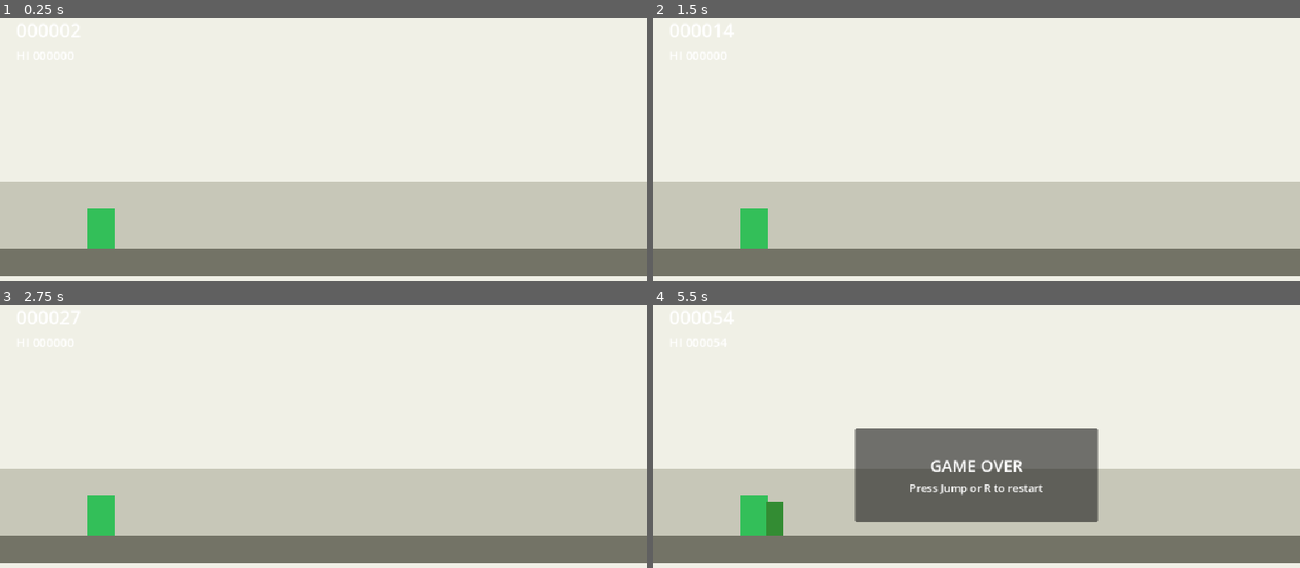
Above: before the commit, frames 1-4 (two rows, left to right).
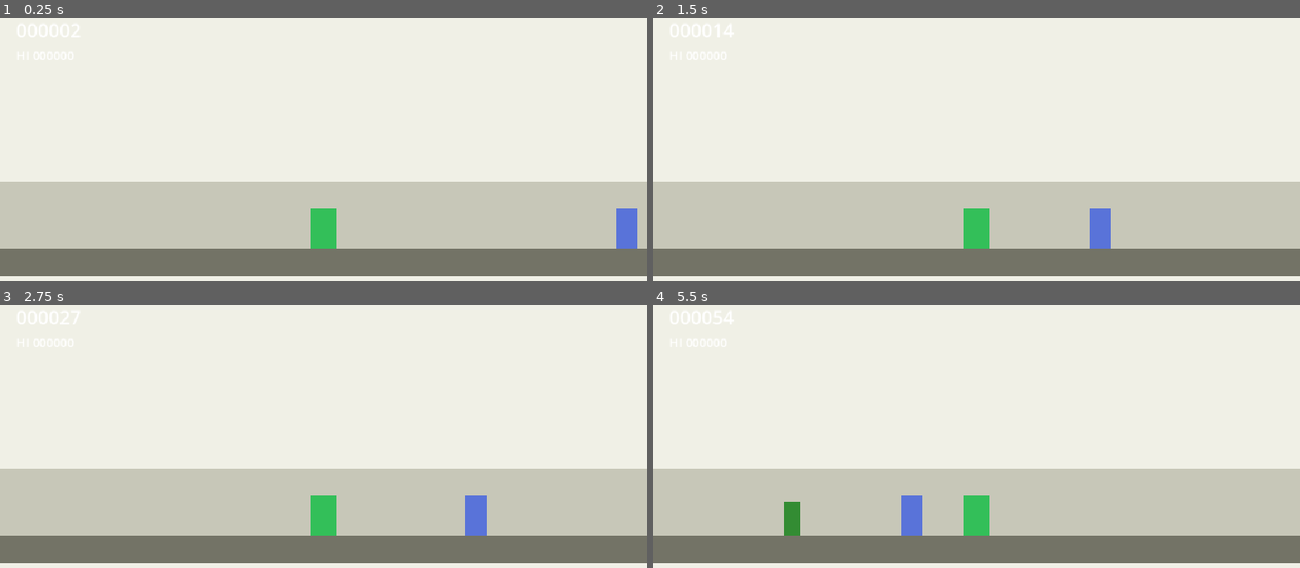
Above: after the commit, the same moments.

Repository: holdenprine/freerunnerdemo
Game: Godot game, scene res://scenes/main.tscn
The game is run twice, just before and just after one commit, with the same random seed, the same clock (stepped at 60 frames per second) and the same inputs.
Inputs:
- Up to frame 1 (0.25 s): no input
- Up to frame 2 (1.5 s): tap Enter at 0.5 s; hold Down (duck) 0.53-1.28 s; hold Right (move_right, bound only after the commit) from 0.53 s (still down); tap Space (jump) at 0.77, 1.07 s; tap E (interact, bound only after the commit) at 0.8, 1.35 s
- Up to frame 3 (2.75 s): tap Space (jump) at 1.52, 1.55, 1.82 s; release Right (move_right, bound only after the commit) at 2.03 s; hold Left (move_left, bound only after the commit) from 2.03 s (still down); hold Space (jump) from 2.03 s (still down); tap Down (duck) at 2.3 s
- Up to frame 4 (5.5 s): release Left (move_left, bound only after the commit) at 2.78 s; release Space (jump) at 2.78 s; hold Right (move_right, bound only after the commit) 2.78-4.28 s; tap Down (duck) at 2.85, 4.35 s; tap Space (jump) at 3.02, 3.32, 3.77, 3.8, 4.07, 4.52, 4.82 s; tap E (interact, bound only after the commit) at 3.05 s; hold E (interact, bound only after the commit) 3.53-4.28 s; tap R (restart) at 4.15 s; hold Left (move_left, bound only after the commit) 4.28-5.03 s; tap Escape (ui_cancel) at 4.9 s; hold Right (move_right, bound only after the commit) from 5.03 s (still down); hold E (interact, bound only after the commit) from 5.03 s (still down)

The runs differ from the first frame. In frame 1, 1.8% of the frame differs, in the area x 13-99%, y 72-88%; in frame 2, 1.8%; in frame 3, 1.8%; in frame 4, 15%, in the area x 13-69%, y 46-88%.

Commit message:
reworked core gameplay to allow player to freely move around the world, wraps around after player reaches either edge, npc functionality close, need to adjust collision and render order so player can pass over npc, no other issues atm

Diff:
--- a/project.godot
+++ b/project.godot
@@ -45,6 +45,23 @@
 "events": [Object(InputEventKey,"resource_local_to_scene":false,"resource_name":"","device":-1,"window_id":0,"alt_press …(195 unchanged characters)…
 ]
 }
+move_left={
+"deadzone": 0.5,
+"events": [Object(InputEventKey,"resource_local_to_scene":false,"resource_name":"","device":-1,"window_id":0,"alt_pressed":false,"shift_pressed":false,"ctrl_pressed":false,"meta_pressed":false,"pressed":false,"keycode":0,"physical_keycode":4194319,"key_label":0,"unicode":0,"location":0,"echo":false,"script":null)
+, Object(InputEventKey,"resource_local_to_scene":false,"resource_name":"","device":-1,"window_id":0,"alt_pressed":false,"shift_pressed":false,"ctrl_pressed":false,"meta_pressed":false,"pressed":false,"keycode":0,"physical_keycode":65,"key_label":0,"unicode":97,"location":0,"echo":false,"script":null)
+]
+}
+move_right={
+"deadzone": 0.5,
+"events": [Object(InputEventKey,"resource_local_to_scene":false,"resource_name":"","device":-1,"window_id":0,"alt_pressed":false,"shift_pressed":false,"ctrl_pressed":false,"meta_pressed":false,"pressed":false,"keycode":0,"physical_keycode":4194321,"key_label":0,"unicode":0,"location":0,"echo":false,"script":null)
+, Object(InputEventKey,"resource_local_to_scene":false,"resource_name":"","device":-1,"window_id":0,"alt_pressed":false,"shift_pressed":false,"ctrl_pressed":false,"meta_pressed":false,"pressed":false,"keycode":0,"physical_keycode":68,"key_label":0,"unicode":100,"location":0,"echo":false,"script":null)
+]
+}
+interact={
+"deadzone": 0.5,
+"events": [Object(InputEventKey,"resource_local_to_scene":false,"resource_name":"","device":-1,"window_id":0,"alt_pressed":false,"shift_pressed":false,"ctrl_pressed":false,"meta_pressed":false,"pressed":false,"keycode":0,"physical_keycode":69,"key_label":0,"unicode":101,"location":0,"echo":false,"script":null)
+]
+}
 restart={
 "deadzone": 0.5,
 "events": [Object(InputEventKey,"resource_local_to_scene":false,"resource_name":"","device":-1,"window_id":0,"alt_press …(192 unchanged characters)…
--- a/scenes/game/game.tscn
+++ b/scenes/game/game.tscn
@@ -1,10 +1,14 @@
-[gd_scene load_steps=7 format=3]
+[gd_scene load_steps=10 format=3]
 
 [ext_resource type="Script" path="res://scripts/game/game_manager.gd" id="1_manager"]
 [ext_resource type="Script" path="res://scripts/world/parallax_scroller.gd" id="2_parallax"]
+[ext_resource type="Script" path="res://scripts/world/world_bounds.gd" id="8_bounds"]
+[ext_resource type="Script" path="res://scripts/world/camera_follow.gd" id="9_camera"]
 [ext_resource type="PackedScene" path="res://scenes/player/player.tscn" id="3_player"]
 [ext_resource type="Script" path="res://scripts/game/spawner.gd" id="4_spawner"]
 [ext_resource type="PackedScene" path="res://scenes/ui/hud.tscn" id="5_hud"]
+[ext_resource type="PackedScene" path="res://scenes/npcs/test_npc.tscn" id="6_npc"]
+[ext_resource type="PackedScene" path="res://scenes/ui/dialog_box.tscn" id="7_dialog"]
 
 [sub_resource type="RectangleShape2D" id="RectangleShape2D_ground"]
 size = Vector2(4000, 40)
@@ -45,6 +49,7 @@
 color = Color(0.55, 0.55, 0.5, 1)
 
 [node name="World" type="Node2D" parent="."]
+script = ExtResource("8_bounds")
 
 [node name="Ground" type="StaticBody2D" parent="World"]
 position = Vector2(480, 380)
@@ -63,10 +68,16 @@
 [node name="Player" parent="World" instance=ExtResource("3_player")]
 position = Vector2(150, 360)
 
+[node name="Camera2D" type="Camera2D" parent="World"]
+position = Vector2(150, 270)
+script = ExtResource("9_camera")
+
 [node name="Spawner" type="Node2D" parent="World"]
 script = ExtResource("4_spawner")
 
+[node name="TestNpc" parent="World" instance=ExtResource("6_npc")]
+position = Vector2(600, 360)
+
 [node name="HUD" parent="." instance=ExtResource("5_hud")]
 
-[node name="Camera2D" type="Camera2D" parent="."]
-position = Vector2(480, 270)
+[node name="DialogBox" parent="." instance=ExtResource("7_dialog")]
--- /dev/null
+++ b/scenes/npcs/test_npc.tscn
@@ -0,0 +1,42 @@
+[gd_scene format=3 uid="uid://rew5hcs46hvg"]
+
+[ext_resource type="Script" uid="uid://8s7cv6auvjvc" path="res://scripts/npcs/test_npc.gd" id="1_npc"]
+
+[sub_resource type="RectangleShape2D" id="RectangleShape2D_npc"]
+size = Vector2(32, 60)
+
+[sub_resource type="RectangleShape2D" id="RectangleShape2D_interact"]
+size = Vector2(80, 80)
+
+[node name="TestNpc" type="Node2D" unique_id=1460328594]
+script = ExtResource("1_npc")
+
+[node name="Visual" type="ColorRect" parent="." unique_id=667586887]
+offset_left = -16.0
+offset_top = -60.0
+offset_right = 16.0
+color = Color(0.35, 0.45, 0.85, 1)
+
+[node name="Body" type="StaticBody2D" parent="." unique_id=1923283910]
+collision_layer = 0
+collision_mask = 0
+
+[node name="CollisionShape2D" type="CollisionShape2D" parent="Body" unique_id=1675326994]
+position = Vector2(0, -30)
+shape = SubResource("RectangleShape2D_npc")
+
+[node name="InteractionArea" type="Area2D" parent="." unique_id=1726412045]
+collision_layer = 0
+
+[node name="CollisionShape2D" type="CollisionShape2D" parent="InteractionArea" unique_id=1293335496]
+position = Vector2(0, -30)
+shape = SubResource("RectangleShape2D_interact")
+
+[node name="PromptLabel" type="Label" parent="." unique_id=989372673]
+offset_left = -60.0
+offset_top = -88.0
+offset_right = 60.0
+offset_bottom = -68.0
+theme_override_font_sizes/font_size = 12
+text = "Press E"
+horizontal_alignment = 1
--- a/scenes/player/player.tscn
+++ b/scenes/player/player.tscn
@@ -1,22 +1,20 @@
-[gd_scene load_steps=3 format=3]
+[gd_scene format=3 uid="uid://bv0akahrxnvyl"]
 
-[ext_resource type="Script" path="res://scripts/player/player.gd" id="1_player"]
+[ext_resource type="Script" uid="uid://8akhevvftc0a" path="res://scripts/player/player.gd" id="1_player"]
 
 [sub_resource type="RectangleShape2D" id="RectangleShape2D_player"]
 size = Vector2(40, 60)
 
-[node name="Player" type="CharacterBody2D" groups=["player"]]
-collision_layer = 1
+[node name="Player" type="CharacterBody2D" unique_id=1293142616 groups=["player"]]
 collision_mask = 2
 script = ExtResource("1_player")
 
-[node name="CollisionShape2D" type="CollisionShape2D" parent="."]
+[node name="CollisionShape2D" type="CollisionShape2D" parent="." unique_id=338844657]
 position = Vector2(0, -30)
 shape = SubResource("RectangleShape2D_player")
 
-[node name="Visual" type="ColorRect" parent="."]
+[node name="Visual" type="ColorRect" parent="." unique_id=948381828]
 offset_left = -20.0
 offset_top = -60.0
 offset_right = 20.0
-offset_bottom = 0.0
 color = Color(0.2, 0.75, 0.35, 1)
--- /dev/null
+++ b/scenes/ui/dialog_box.tscn
@@ -0,0 +1,49 @@
+[gd_scene load_steps=2 format=3]
+
+[ext_resource type="Script" path="res://scripts/ui/dialog_box.gd" id="1_dialog"]
+
+[node name="DialogBox" type="CanvasLayer"]
+layer = 10
+script = ExtResource("1_dialog")
+
+[node name="Panel" type="PanelContainer" parent="."]
+anchors_preset = 8
+anchor_left = 0.5
+anchor_top = 0.5
+anchor_right = 0.5
+anchor_bottom = 0.5
+offset_left = -220.0
+offset_top = -110.0
+offset_right = 220.0
+offset_bottom = 110.0
+grow_horizontal = 2
+grow_vertical = 2
+
+[node name="MarginContainer" type="MarginContainer" parent="Panel"]
+layout_mode = 2
+theme_override_constants/margin_left = 20
+theme_override_constants/margin_top = 16
+theme_override_constants/margin_right = 20
+theme_override_constants/margin_bottom = 16
+
+[node name="VBoxContainer" type="VBoxContainer" parent="Panel/MarginContainer"]
+layout_mode = 2
+theme_override_constants/separation = 10
+
+[node name="TitleLabel" type="Label" parent="Panel/MarginContainer/VBoxContainer"]
+layout_mode = 2
+theme_override_font_sizes/font_size = 22
+text = "NPC"
+horizontal_alignment = 1
+
+[node name="MessageLabel" type="Label" parent="Panel/MarginContainer/VBoxContainer"]
+layout_mode = 2
+theme_override_font_sizes/font_size = 16
+text = "Dialog message"
+autowrap_mode = 2
+
+[node name="CloseHint" type="Label" parent="Panel/MarginContainer/VBoxContainer"]
+layout_mode = 2
+theme_override_font_sizes/font_size = 12
+text = "Press E or Esc to close"
+horizontal_alignment = 1
--- a/scripts/autoload/event_bus.gd
+++ b/scripts/autoload/event_bus.gd
@@ -6,3 +6,5 @@
 signal game_reset
 signal score_changed(new_score: int)
 signal scroll_speed_changed(new_speed: float)
+signal dialog_requested(title: String, message: String)
+signal dialog_closed
--- a/scripts/autoload/game_state.gd
+++ b/scripts/autoload/game_state.gd
@@ -7,6 +7,7 @@
 
 var is_playing := false
 var is_game_over := false
+var is_dialog_open := false
 var score := 0
 var high_score := 0
 var scroll_speed := BASE_SCROLL_SPEED
@@ -16,6 +17,7 @@
 func start_run() -> void:
 	is_playing = true
 	is_game_over = false
+	is_dialog_open = false
 	score = 0
 	elapsed_time = 0.0
 	scroll_speed = BASE_SCROLL_SPEED
@@ -37,6 +39,7 @@
 func reset_run() -> void:
 	is_playing = false
 	is_game_over = false
+	is_dialog_open = false
 	score = 0
 	elapsed_time = 0.0
 	scroll_speed = BASE_SCROLL_SPEED
--- a/scripts/enemies/enemy.gd
+++ b/scripts/enemies/enemy.gd
@@ -1,4 +1,4 @@
-extends ScrollHazard
+extends MovingHazard
 ## Flying hazard — player must duck under it.
 
 @export var fly_height := 70.0
--- a/scripts/game/spawner.gd
+++ b/scripts/game/spawner.gd
@@ -1,20 +1,22 @@
 extends Node2D
-## Spawns obstacles and flying enemies ahead of the player.
+## Spawns hazards from either side of the player's current view.
 
-@export var spawn_x := 900.0
 @export var ground_y := 360.0
 @export var min_spawn_interval := 1.4
 @export var max_spawn_interval := 2.8
 @export var enemy_fly_height := 70.0
+@export var offscreen_margin := 80.0
 
 @onready var obstacle_scene: PackedScene = preload("res://scenes/obstacles/obstacle_cactus.tscn")
 @onready var enemy_scene: PackedScene = preload("res://scenes/enemies/enemy_bird.tscn")
+@onready var _player: Node2D = $"../Player"
 
 var _timer := 0.0
-var _next_spawn_in := 2.0
+var _viewport_width := 960.0
 
 
 func _ready() -> void:
+	_viewport_width = get_viewport().get_visible_rect().size.x
 	EventBus.game_started.connect(_on_game_started)
 	EventBus.game_reset.connect(_on_game_reset)
 	EventBus.game_over.connect(_on_game_over)
@@ -22,7 +24,7 @@
 
 
 func _process(delta: float) -> void:
-	if not GameState.is_playing:
+	if not GameState.is_playing or GameState.is_dialog_open:
 		return
 
 	_timer -= delta
@@ -42,29 +44,41 @@
 		_spawn_obstacle()
 
 
+func _spawn_from_random_side() -> Dictionary:
+	var center_x := _player.global_position.x
+	var half_width := _viewport_width * 0.5
+	var from_left := randf() > 0.5
+	var spawn_x := center_x - half_width - offscreen_margin if from_left else center_x + half_width + offscreen_margin
+	var direction := 1.0 if from_left else -1.0
+	return {"spawn_x": spawn_x, "direction": direction}
+
+
 func _spawn_obstacle() -> void:
-	var obstacle := obstacle_scene.instantiate() as Node2D
-	obstacle.position = Vector2(spawn_x, ground_y)
+	var spawn := _spawn_from_random_side()
+	var obstacle := obstacle_scene.instantiate() as MovingHazard
+	obstacle.position = Vector2(spawn.spawn_x, ground_y)
 	add_child(obstacle)
+	obstacle.setup(spawn.direction)
 
 
 func _spawn_enemy() -> void:
-	var enemy := enemy_scene.instantiate() as Node2D
-	enemy.position = Vector2(spawn_x, ground_y - enemy_fly_height)
+	var spawn := _spawn_from_random_side()
+	var enemy := enemy_scene.instantiate() as MovingHazard
+	enemy.position = Vector2(spawn.spawn_x, ground_y - enemy_fly_height)
 	add_child(enemy)
+	enemy.setup(spawn.direction)
 
 
 func _reset_timer() -> void:
 	var difficulty := clampf(GameState.elapsed_time / 90.0, 0.0, 1.0)
 	var min_interval := lerpf(max_spawn_interval, min_spawn_interval, difficulty)
 	var max_interval := lerpf(max_spawn_interval + 0.6, min_spawn_interval + 0.4, difficulty)
-	_next_spawn_in = randf_range(min_interval, max_interval)
-	_timer = _next_spawn_in
+	_timer = randf_range(min_interval, max_interval)
 
 
 func _clear_spawned_hazards() -> void:
 	for child in get_children():
-		if child is ScrollHazard:
+		if child is MovingHazard:
 			child.queue_free()
 
 
--- /dev/null
+++ b/scripts/npcs/test_npc.gd
@@ -0,0 +1,33 @@
+extends Node2D
+## Test NPC that opens a dialog when the player presses interact nearby.
+
+@onready var interaction_area: Area2D = $InteractionArea
+@onready var prompt_label: Label = $PromptLabel
+
+@export var dialog_title := "Test NPC"
+@export_multiline var dialog_message := "Hello! This is a test dialog box.\n\nPress E or Esc to close."
+
+var _player_nearby := false
+
+
+func _ready() -> void:
+	interaction_area.body_entered.connect(_on_body_entered)
+	interaction_area.body_exited.connect(_on_body_exited)
+	prompt_label.hide()
+
+
+func _process(_delta: float) -> void:
+	prompt_label.visible = _player_nearby and not GameState.is_dialog_open
+
+	if _player_nearby and Input.is_action_just_pressed("interact") and not GameState.is_dialog_open:
+		EventBus.dialog_requested.emit(dialog_title, dialog_message)
+
+
+func _on_body_entered(body: Node2D) -> void:
+	if body.is_in_group("player"):
+		_player_nearby = true
+
+
+func _on_body_exited(body: Node2D) -> void:
+	if body.is_in_group("player"):
+		_player_nearby = false
--- a/scripts/obstacles/obstacle.gd
+++ b/scripts/obstacles/obstacle.gd
@@ -1,2 +1,2 @@
-extends ScrollHazard
+extends MovingHazard
 ## Ground obstacle — player must jump over it.
--- a/scripts/player/player.gd
+++ b/scripts/player/player.gd
@@ -1,8 +1,9 @@
 extends CharacterBody2D
-## Side-scrolling runner: jump over ground hazards, duck under flying ones.
+## Platform runner with horizontal movement, jump, duck, and world wrap.
 
 const GRAVITY := 1800.0
 const JUMP_VELOCITY := -620.0
+const RUN_SPEED := 280.0
 const DUCK_HEIGHT := 30.0
 const STAND_HEIGHT := 60.0
 const STAND_WIDTH := 40.0
@@ -13,17 +14,21 @@
 
 var _is_ducking := false
 var _duck_shape := RectangleShape2D.new()
+var _world_bounds: WorldBounds
 
 
 func _ready() -> void:
 	_duck_shape.size = Vector2(STAND_WIDTH, DUCK_HEIGHT)
 	_apply_stance(false)
+	_world_bounds = get_parent() as WorldBounds
 
 
 func _physics_process(delta: float) -> void:
-	if not GameState.is_playing:
+	if not GameState.is_playing or GameState.is_dialog_open:
+		velocity = Vector2.ZERO
 		return
 
+	_apply_world_wrap()
 	_handle_input()
 
 	if not is_on_floor():
@@ -31,11 +36,25 @@
 	elif velocity.y > 0.0:
 		velocity.y = 0.0
 
-	velocity.x = 0.0
+	move_and_slide()
+	_apply_world_wrap()
+
+
+func _apply_world_wrap() -> void:
+	if _world_bounds == null:
+		return
+	if not _world_bounds.should_wrap_x(global_position.x):
+		return
+
+	global_position = _world_bounds.wrap_position(global_position)
+	# Re-test floor contact so the player does not keep falling after a wrap.
 	move_and_slide()
 
 
 func _handle_input() -> void:
+	var direction := Input.get_axis("move_left", "move_right")
+	velocity.x = direction * RUN_SPEED
+
 	var wants_duck := (
 		Input.is_action_pressed("duck")
 		or Input.is_action_pressed("move_down")
--- /dev/null
+++ b/scripts/ui/dialog_box.gd
@@ -0,0 +1,34 @@
+extends CanvasLayer
+## Simple modal dialog opened via EventBus.dialog_requested.
+
+@onready var panel: PanelContainer = $Panel
+@onready var title_label: Label = $Panel/MarginContainer/VBoxContainer/TitleLabel
+@onready var message_label: Label = $Panel/MarginContainer/VBoxContainer/MessageLabel
+@onready var close_hint: Label = $Panel/MarginContainer/VBoxContainer/CloseHint
+
+
+func _ready() -> void:
+	EventBus.dialog_requested.connect(_open_dialog)
+	panel.hide()
+
+
+func _unhandled_input(event: InputEvent) -> void:
+	if not GameState.is_dialog_open:
+		return
+
+	if event.is_action_pressed("interact") or event.is_action_pressed("ui_cancel"):
+		get_viewport().set_input_as_handled()
+		_close_dialog()
+
+
+func _open_dialog(title: String, message: String) -> void:
+	GameState.is_dialog_open = true
+	title_label.text = title
+	message_label.text = message
+	panel.show()
+
+
+func _close_dialog() -> void:
+	GameState.is_dialog_open = false
+	panel.hide()
+	EventBus.dialog_closed.emit()
--- /dev/null
+++ b/scripts/world/camera_follow.gd
@@ -0,0 +1,17 @@
+extends Camera2D
+## Follows the player on X only so jumps do not shift the background.
+
+@export var follow_y := 270.0
+
+var _player: Node2D
+
+
+func _ready() -> void:
+	_player = get_tree().get_first_node_in_group("player")
+
+
+func _process(_delta: float) -> void:
+	if _player == null:
+		return
+	global_position.x = _player.global_position.x
+	global_position.y = follow_y
--- a/scripts/world/parallax_scroller.gd
+++ b/scripts/world/parallax_scroller.gd
@@ -1,6 +1,7 @@
 extends ParallaxBackground
-## Scrolls parallax layers based on current run speed.
+## Static parallax backdrop. Layers no longer auto-scroll with run speed.
 
+@export var auto_scroll := false
 @export var speed_multiplier := 1.0
 
 var _scroll_speed := GameState.BASE_SCROLL_SPEED
@@ -12,7 +13,7 @@
 
 
 func _process(delta: float) -> void:
-	if not GameState.is_playing:
+	if not auto_scroll or not GameState.is_playing:
 		return
 	scroll_offset.x += _scroll_speed * speed_multiplier * delta
 
--- a/scripts/world/scroll_hazard.gd
+++ b/scripts/world/scroll_hazard.gd
@@ -1,28 +1,35 @@
 extends Area2D
-class_name ScrollHazard
-## Base hazard that scrolls left and despawns off-screen.
+class_name MovingHazard
+## Hazard that moves horizontally and wraps with the world loop.
 
-@export var despawn_margin := 80.0
+@export var move_speed := 220.0
+@export var despawn_distance := 1200.0
 
-var _scroll_speed := GameState.BASE_SCROLL_SPEED
+var _move_direction := -1.0
+var _spawn_position := Vector2.ZERO
+var _world_bounds: Node2D
+
+
+func setup(move_direction: float) -> void:
+	_move_direction = move_direction
+	_spawn_position = global_position
 
 
 func _ready() -> void:
 	body_entered.connect(_on_body_entered)
-	EventBus.scroll_speed_changed.connect(_on_scroll_speed_changed)
-	_scroll_speed = GameState.scroll_speed
+	_world_bounds = get_tree().get_first_node_in_group("world_bounds")
 
 
 func _physics_process(delta: float) -> void:
-	if not GameState.is_playing:
+	if not GameState.is_playing or GameState.is_dialog_open:
 		return
-	position.x -= _scroll_speed * delta
-	if position.x < -despawn_margin:
+
+	position.x += _move_direction * move_speed * delta
+	if _world_bounds and _world_bounds.should_wrap_x(global_position.x):
+		global_position = _world_bounds.wrap_position(global_position)
+
+	if global_position.distance_to(_spawn_position) > despawn_distance:
 		queue_free()
-
-
-func _on_scroll_speed_changed(new_speed: float) -> void:
-	_scroll_speed = new_speed
 
 
 func _on_body_entered(body: Node2D) -> void:
--- /dev/null
+++ b/scripts/world/world_bounds.gd
@@ -0,0 +1,48 @@
+extends Node2D
+class_name WorldBounds
+## Defines the horizontal play space and preemptively wraps before the camera hits an edge.
+
+@export var min_x := -1520.0
+@export var max_x := 2480.0
+@export var wrap_inset := 24.0
+## How far inside each world edge (in pixels) before the player wraps.
+## Tune this on the World node in the Inspector. Default 480 = half of a 960px-wide view.
+@export var wrap_trigger_margin := 480.0
+
+
+func _ready() -> void:
+	add_to_group("world_bounds")
+
+
+func get_width() -> float:
+	return max_x - min_x
+
+
+func get_left_trigger() -> float:
+	return min_x + wrap_trigger_margin
+
+
+func get_right_trigger() -> float:
+	return max_x - wrap_trigger_margin
+
+
+func should_wrap_x(x: float) -> bool:
+	return x < get_left_trigger() or x >= get_right_trigger()
+
+
+func wrap_x(x: float) -> float:
+	var left_trigger := get_left_trigger()
+	var right_trigger := get_right_trigger()
+
+	if x < left_trigger:
+		var overflow := left_trigger - x
+		return right_trigger - overflow
+	if x >= right_trigger:
+		var overflow := x - right_trigger
+		return left_trigger + overflow
+	return x
+
+
+func wrap_position(position: Vector2) -> Vector2:
+	position.x = wrap_x(position.x)
+	return position
Not shown, added: scripts/npcs/test_npc.gd.uid
Not shown, added: scripts/ui/dialog_box.gd.uid
Not shown, added: scripts/world/camera_follow.gd.uid
Not shown, added: scripts/world/world_bounds.gd.uid
